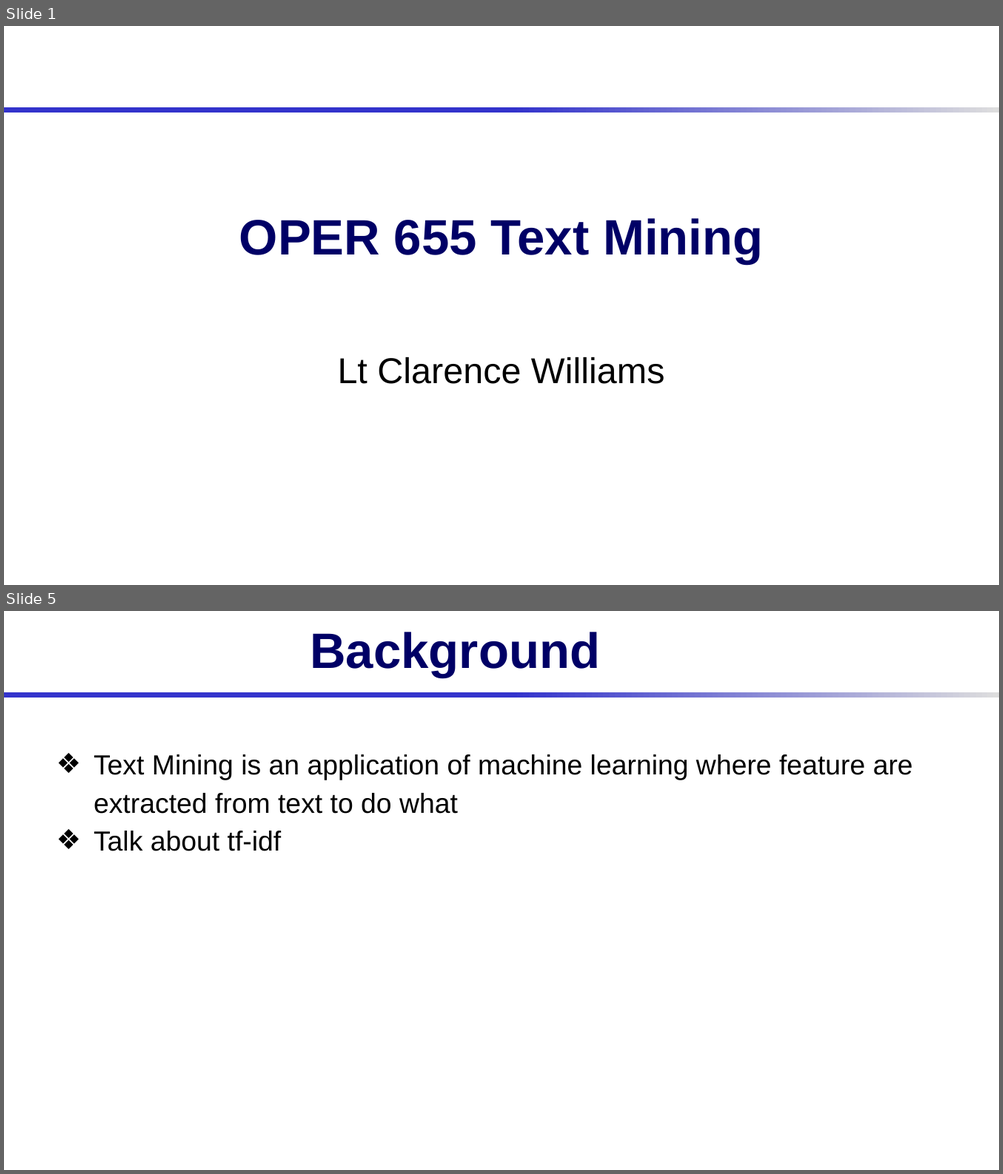
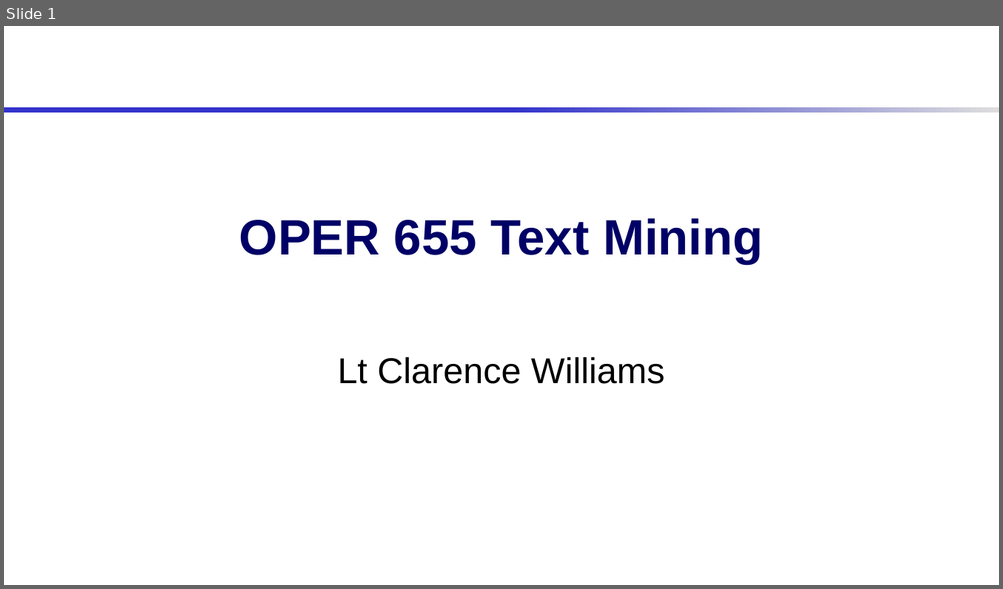
Before and after one commit to AFIT-R/oper655_fa2019, a slide deck: student_project_folders/oper655_fa2019_williams/IPR.pptx. Shown one above the other, each under a label of ours: slides 1 and 5 before the commit, slide 1 after it; the slides between them are not shown. The pictures are 1003x1174 and 1003x589 pixels, drawn with LibreOffice and Linux fonts; fonts in the diff are those of the drawing; background and template pictures are left out. Boxes give left, top, right and bottom in pixels: in the first picture for what was removed or moved away, otherwise in the second. Text is boxed around its words. In the diff, an @@ line names an element or a change of style, - is before the commit and + after.

```diff
--- a/student_project_folders/oper655_fa2019_williams/IPR.pptx
+++ b/student_project_folders/oper655_fa2019_williams/IPR.pptx
@@ slide 5 removed at (4, 611, 999, 1170), background #FFFFFF; not listed: 1 template element that a slide beside it also shows @@
@@ title removed at (310, 632, 600, 677) @@
-Background
@@ text removed at (94, 755, 913, 851) @@
-❖ Text Mining is an application of machine learning where feature are extracted from text to do what
-❖ Talk about tf-idf
```
Also in this commit, not shown: 1 slide changed, 3 slides added, 4 other slides removed.
